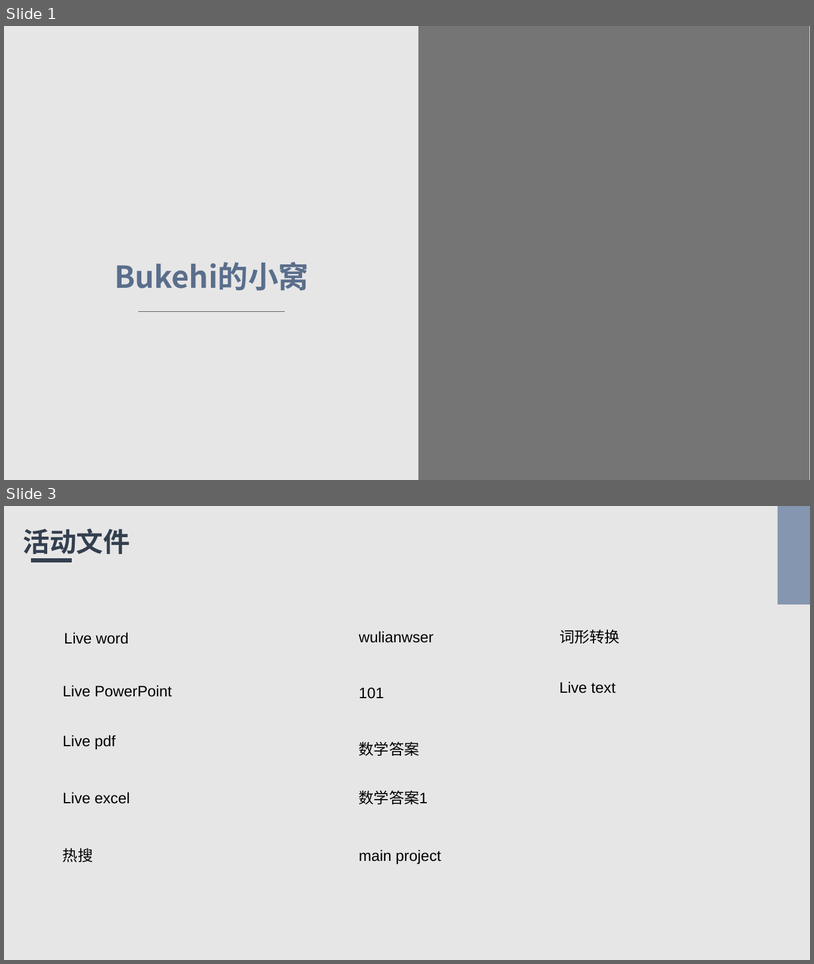
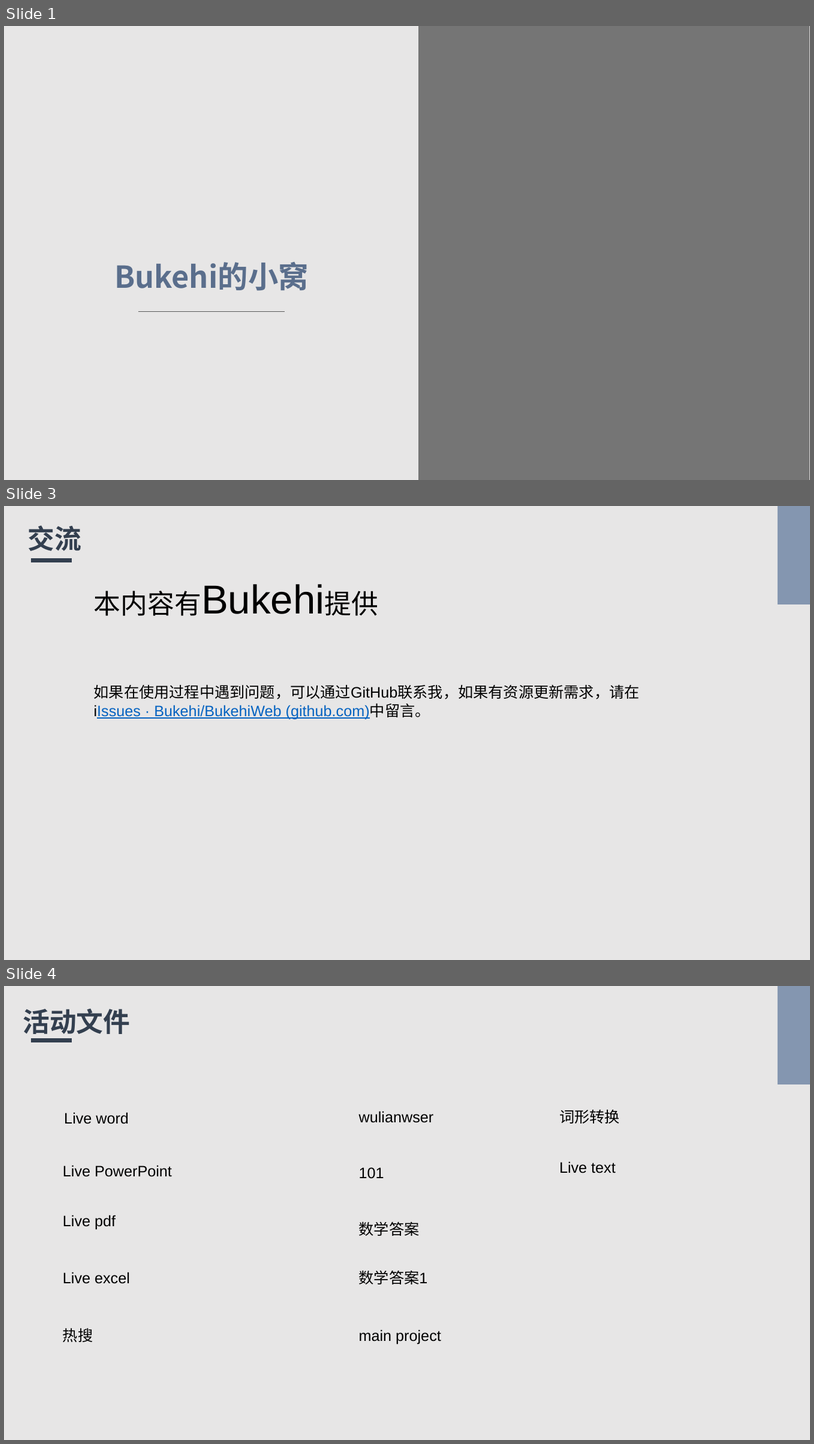
Before and after one commit to Bukehi/BukehiWeb, a slide deck: livefile/livepowerpoint.pptx. Shown one above the other, each under a label of ours: slides 1 and 3 before the commit, slides 1, 3 and 4 after it; the slides between them are not shown. The pictures are 814x964 and 814x1444 pixels, drawn with LibreOffice and Linux fonts; fonts in the diff are those of the drawing; background and template pictures are left out. Boxes give left, top, right and bottom in pixels: in the first picture for what was removed or moved away, otherwise in the second. Text is boxed around its words. In the diff, an @@ line names an element or a change of style, - is before the commit and + after.

```diff
--- a/livefile/livepowerpoint.pptx
+++ b/livefile/livepowerpoint.pptx
@@ slide 3 added at <box>4,506,810,960</box>, background #E7E6E6; not listed: 2 template elements that a slide beside it also shows @@
@@ title added at <box>27,525,81,551</box>, 32 pt, text #333F50, bold @@
+交流
@@ text added at <box>94,591,201,616</box>, 32 pt, text #000000 @@
+本内容有Bukehi提供
@@ text added at <box>94,685,640,719</box>, 18 pt, text #000000 @@
+如果在使用过程中遇到问题，可以通过GitHub联系我，如果有资源更新需求，请在
+iIssues · Bukehi/BukehiWeb (github.com)中留言。
@@ what was slide 3 is now slide 4 @@
```
Also in this commit, not shown: 2 slides changed, 1 other file.
